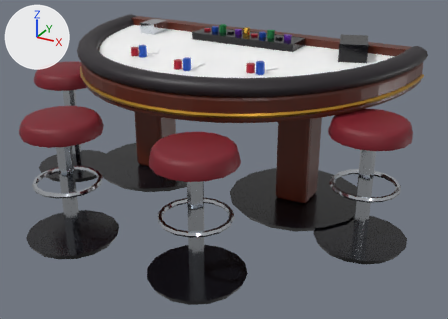
What one commit did to the glTF model v2/assets/models/table-uth.glb.
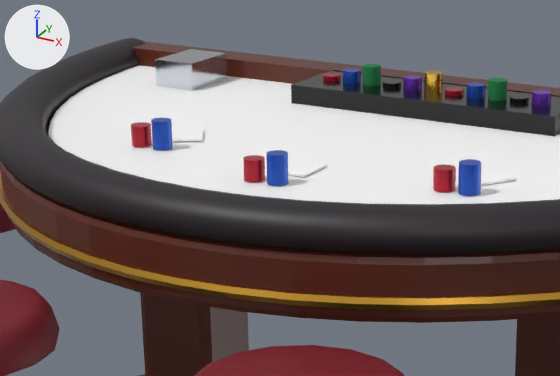
Each version appears first whole from a 50 mm camera at (2.55, -3.55, 1.56) aimed at (1.17, -1.04, 0.3), and next in a close-up on the part from 18% to 66% of the width and 0% to 45% of the height. Every picture has the same lights, and +X, +Y and +Z are marked at upper left. The older version's two pictures come first. Objects named as collision shapes, trigger or cutter boxes, shadow casters or lower levels of detail are left out. Where no turn or scale is listed for an object, it has been applied to the vertices. Vertices at exactly the same position are counted once.

The first close-up shows 'table-uth_lod0'.
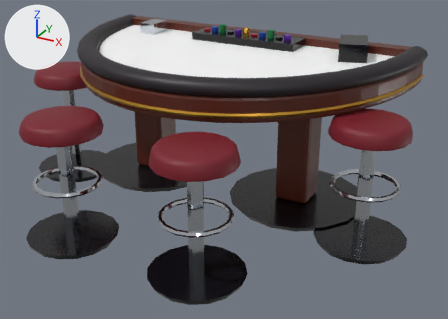
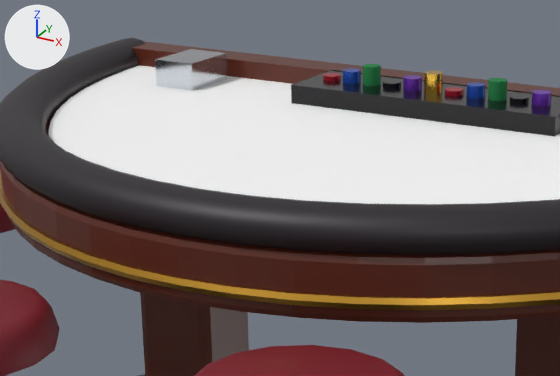
Changed parts and their boxes (x1, y1, x2, y2) in the close-ups (560 x 376 px):
part 1 of me_table_uth_lod0_001, deleted: before (131, 118, 517, 196)

The change, as a list of edits to the scene's bpy script:
```text
Change me_table_uth_lod0_001:
    used by ob_table_uth_lod0; location = (0.0, 0.0, 0.0)
    remove me_table_uth_lod0_001.from_pydata(...)  # 2286 vertices, 4396 faces; spans x -0.1..2.1, y -1.83..-0.3, z 0.0..0.85
    add me_table_uth_lod0_001.from_pydata(...)  # 2142 vertices, 4144 faces; spans x -0.1..2.1, y -1.83..-0.3, z 0.0..0.85
    me_table_uth_lod0_001 part 1: 9 loose pieces with 144 vertices, spanning x 0.61..1.38, y -1.14..-0.86, z 0.76..0.82, are deleted
    remove me_table_uth_lod0_001.materials.append(mat_white)
```
